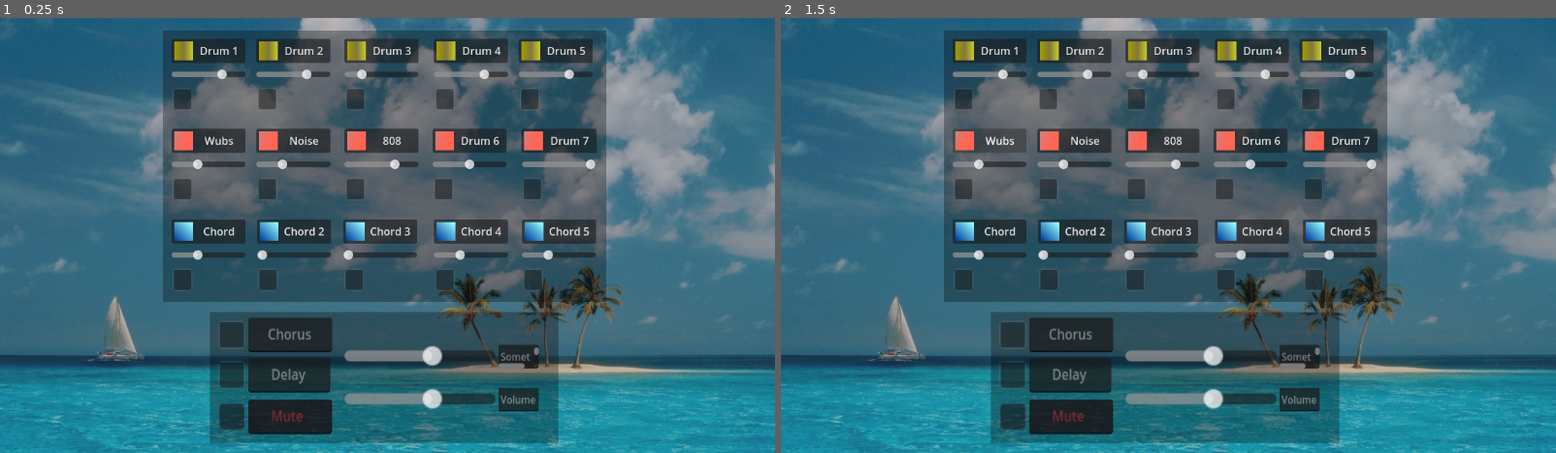
Above: before the commit, frames 1-2 (left to right).
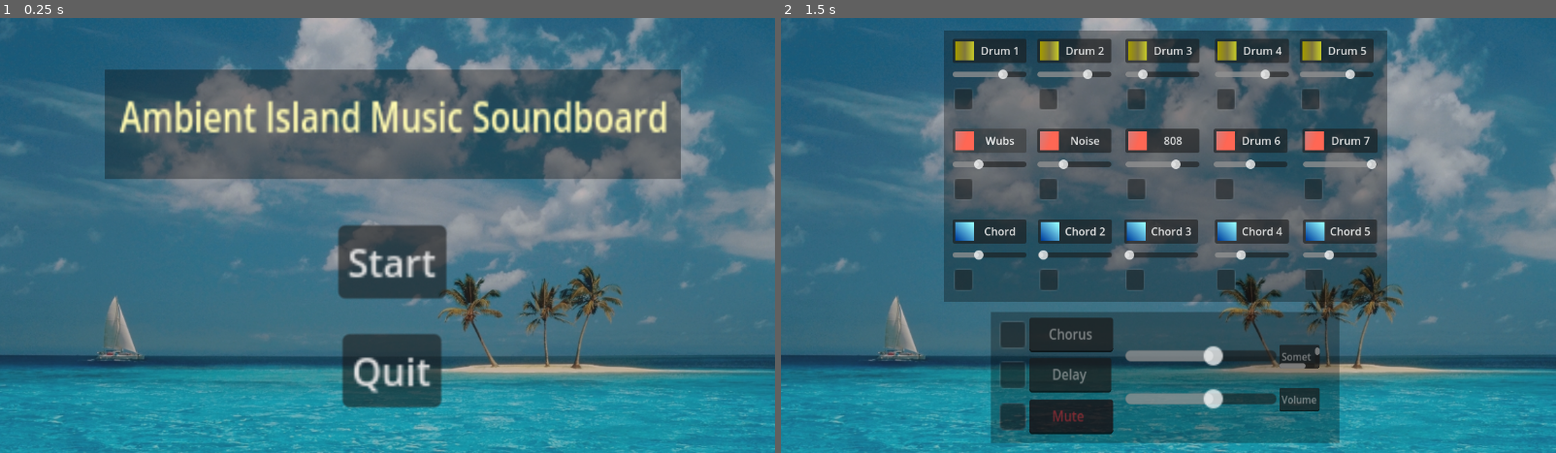
Above: after the commit, the same moments.

Repository: y2kpartytime/music_project
Game: Godot game, scene res://Scenes/Title.tscn
Two runs of this game, one before a commit and one after it. Both use one fixed random seed, a clock stepped at 60 frames per second and the inputs below. Before the commit the project starts from res://Scenes/music_game_scene.tscn.
Inputs (mouse positions are in pixels of both pictures, inside the frame that each line leads up to):
- Up to frame 1 (0.25 s): no input
- Up to frame 2 (1.5 s): click (1176, 261) at 0.5 s, where only the run after the commit has a clickable "Start"; click "Wubs" at 1.25 s

The runs differ from the first frame. In frame 1, 43% of the frame differs, in the area x 13-88%, y 2-98%; in frame 2, less than 0.1%.

Commit message:
123
final fixes to menus

Diff:
--- a/music-assignment/music_game/project.godot
+++ b/music-assignment/music_game/project.godot
@@ -10,9 +10,11 @@
 
 [application]
 
-config/name="Music_Game"
-run/main_scene="res://Scenes/music_game_scene.tscn"
+config/name="Ambient Isle"
+run/main_scene="res://Scenes/Title.tscn"
 config/features=PackedStringArray("4.3", "Forward Plus")
+boot_splash/bg_color=Color(0.427, 0.7, 0.6909, 1)
+boot_splash/image="res://Sprites/dangerzone.png"
 config/icon="res://Sprites/icon.svg"
 
 [input]
